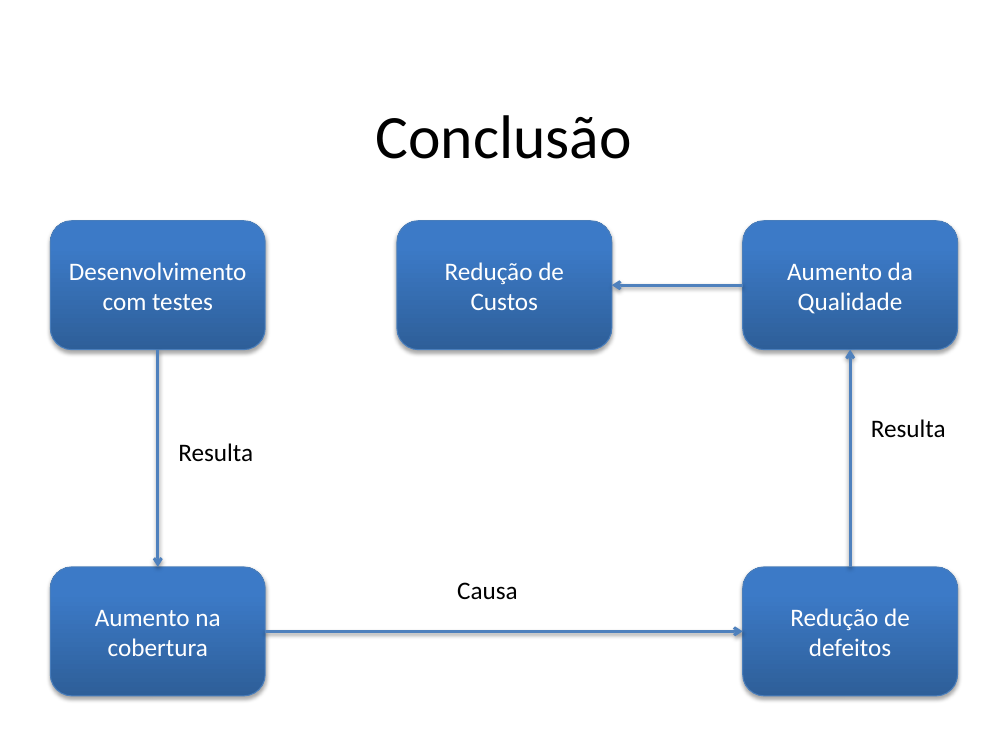
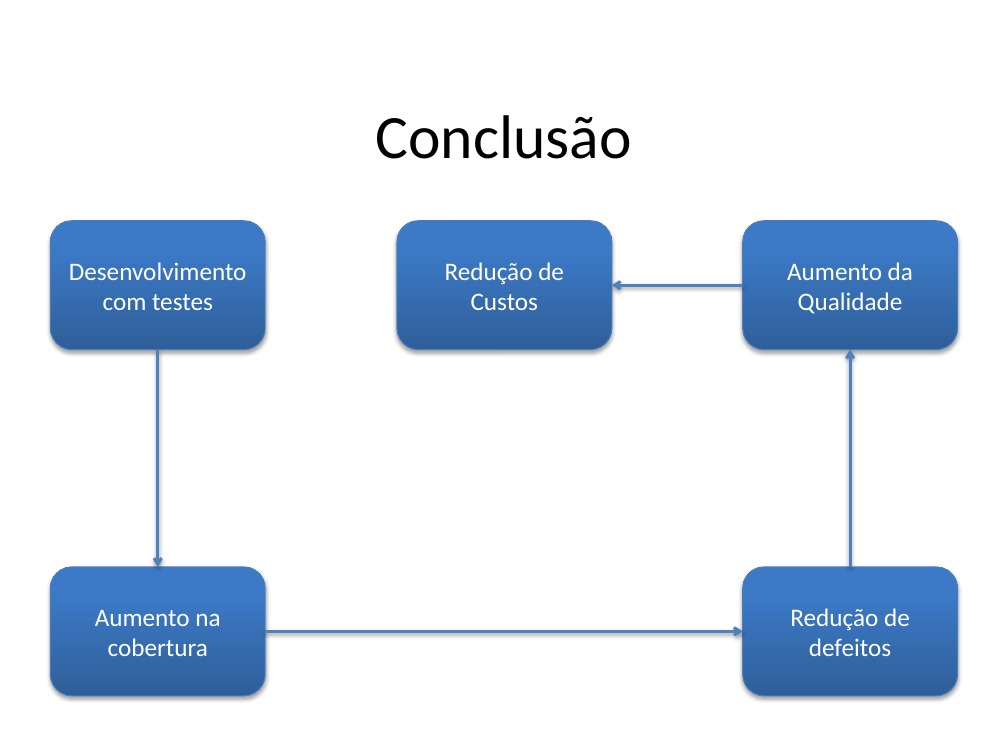
Before and after one commit to jpjcjbr/tccjp, a slide deck: slide 22 of apresentacao tcc.pptx. Drawn at 1008x756 pixels with LibreOffice and Linux fonts; fonts in the diff are those of the drawing; background and template pictures are left out. Boxes give left, top, right and bottom in pixels: in the first picture for what was removed or moved away, otherwise in the second. Text is boxed around its words. In the diff, an @@ line names an element or a change of style, - is before the commit and + after.

```diff
--- a/apresentacao tcc.pptx
+++ b/apresentacao tcc.pptx
@@ text removed at (x1=871, y1=419, x2=946, y2=438) @@
-Resulta
@@ text removed at (x1=178, y1=443, x2=253, y2=462) @@
-Resulta
@@ text removed at (x1=457, y1=582, x2=518, y2=600) @@
-Causa
```
Also in this commit, not shown: 2 other slides changed, 1 other file.
